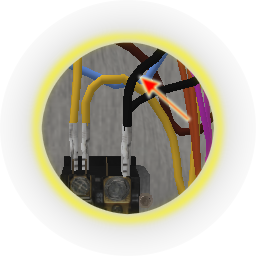
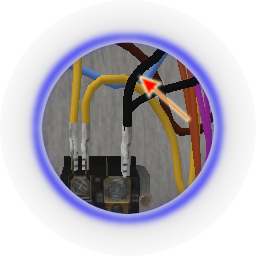
Two versions of the same layered image (256x256). Layer-by-layer changes:
painted on "Layer #1" over [25, 26, 231, 231]
